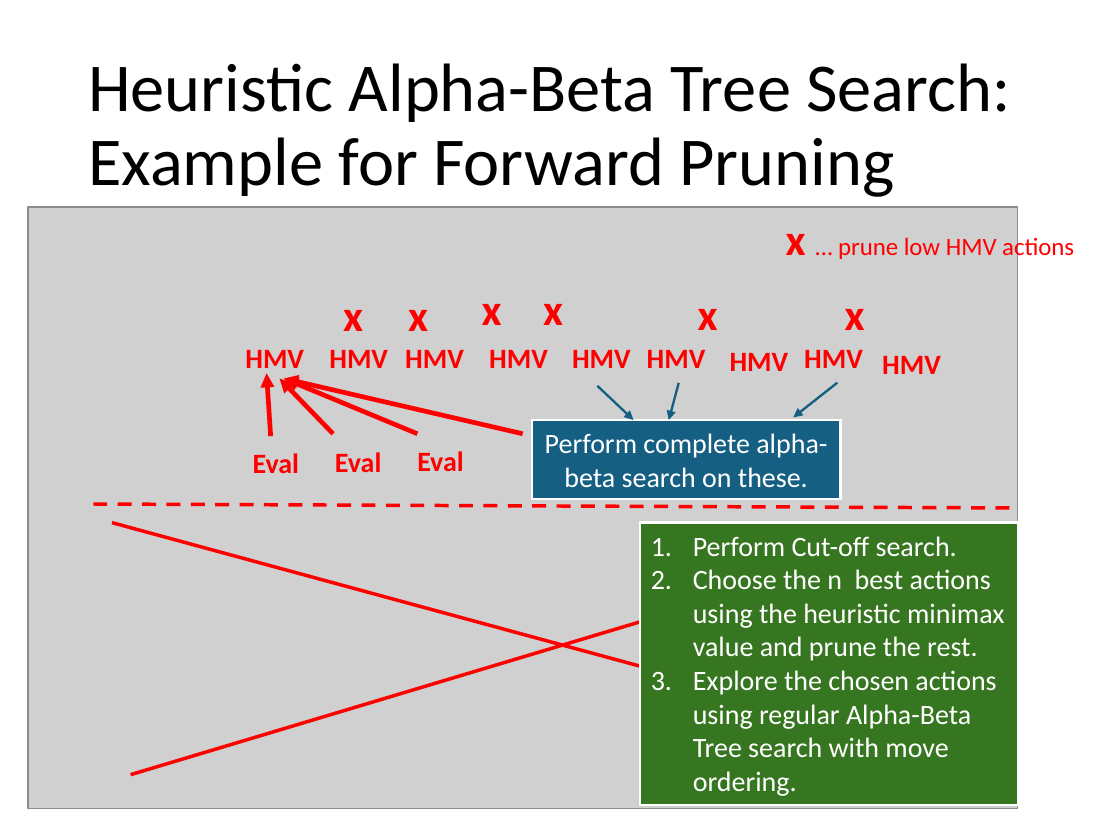
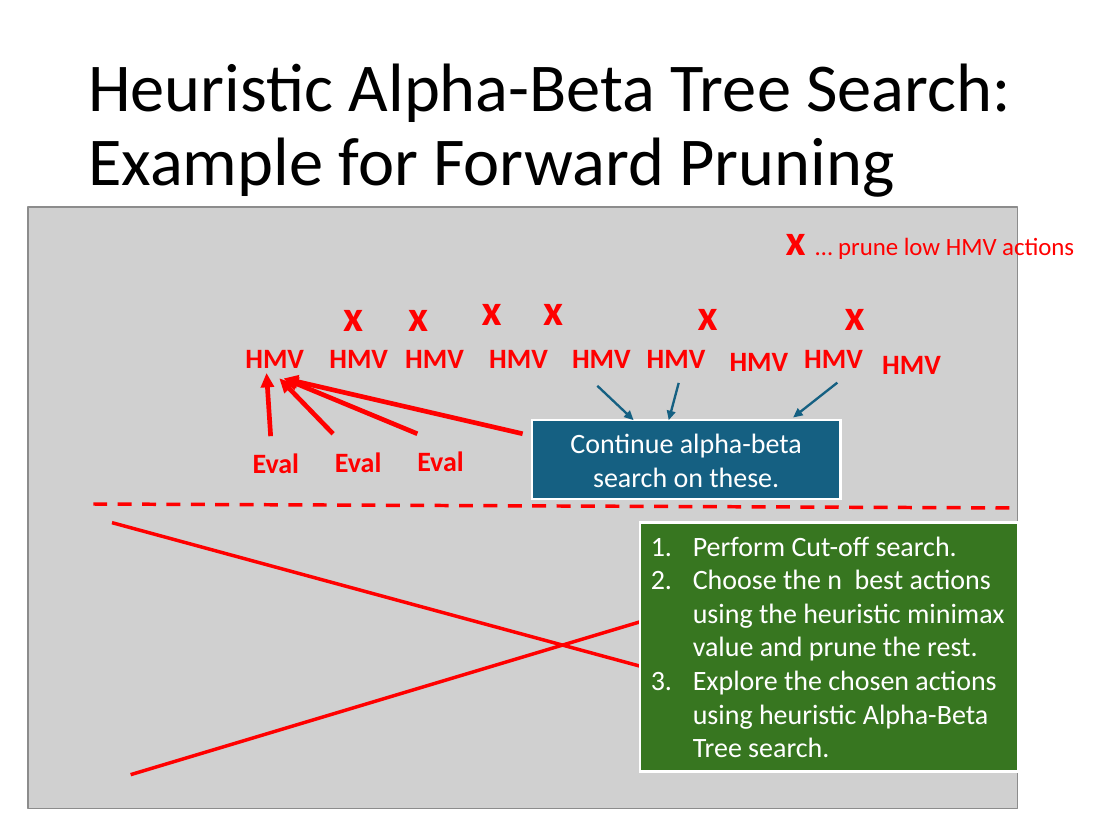
Before and after one commit to mhahsler/CS7320-AI, a slide deck: slide 34 of slides/05_games.pptx (slide 33 before the commit). Drawn at 1120x840 pixels with LibreOffice and Linux fonts; fonts in the diff are those of the drawing; grey boxes stand for pictures. Boxes give left, top, right and bottom in pixels: in the first picture for what was removed or moved away, otherwise in the second. Text is boxed around its words. In the diff, an @@ line names an element or a change of style, - is before the commit and + after.

```diff
--- a/slides/05_games.pptx
+++ b/slides/05_games.pptx
@@ text in rectangle at [570,433,802,488]: text changed @@
-Perform complete alpha-beta search on these.
+Continue alpha-beta search on these.
@@ rectangle "Perform Cut-off search.": place and size @@
-rectangle "Perform Cut-off search." at [640,523,1018,805]
+rectangle "Perform Cut-off search." at [640,523,1018,772]
@@ text in rectangle at [693,670,996,757]: text changed @@
-3. Explore the chosen actions using regular Alpha-Beta Tree search with move ordering.
+3. Explore the chosen actions using heuristic Alpha-Beta Tree search.
```
Also in this commit, not shown: 6 other slides changed, 1 slide added, 1 other file.
